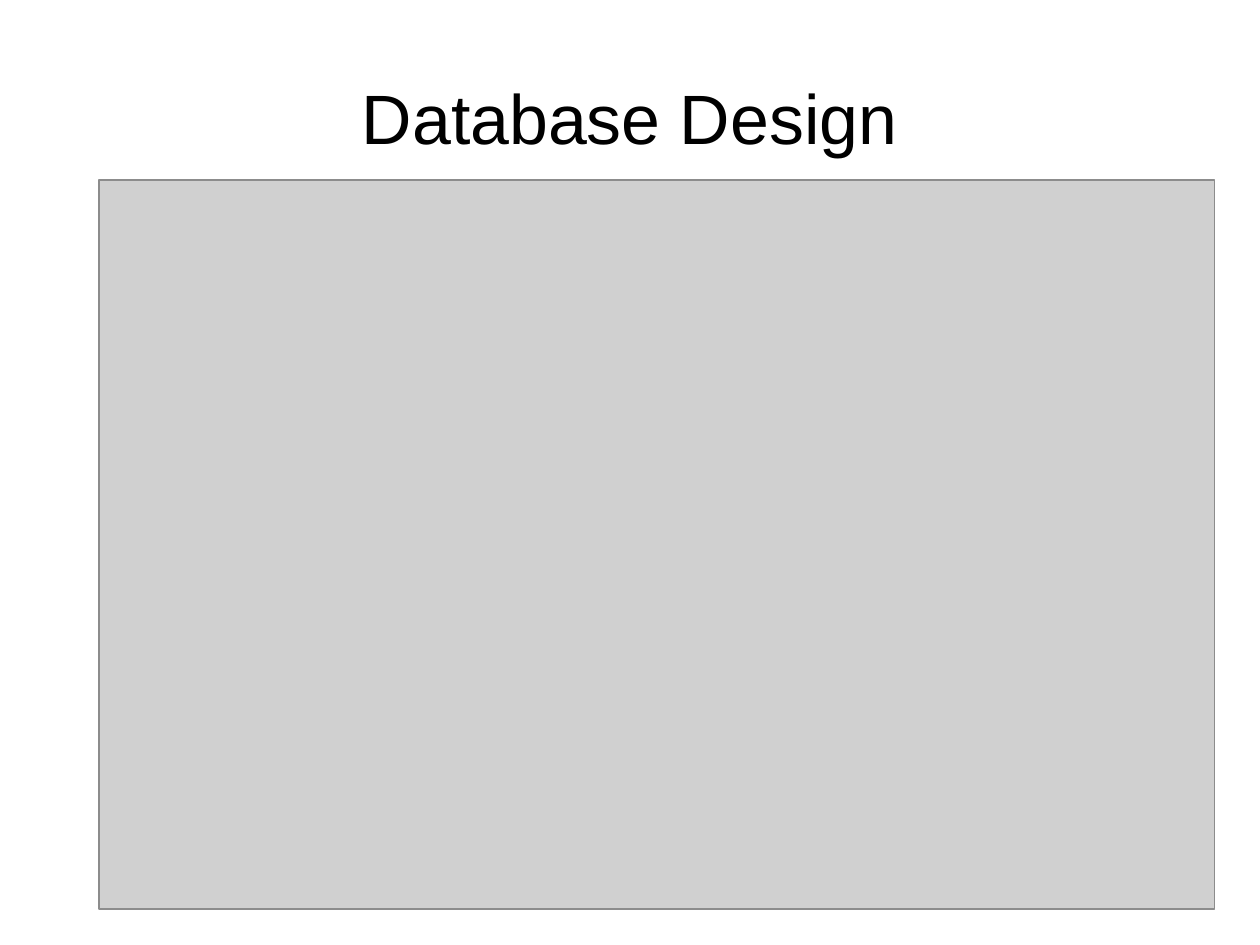
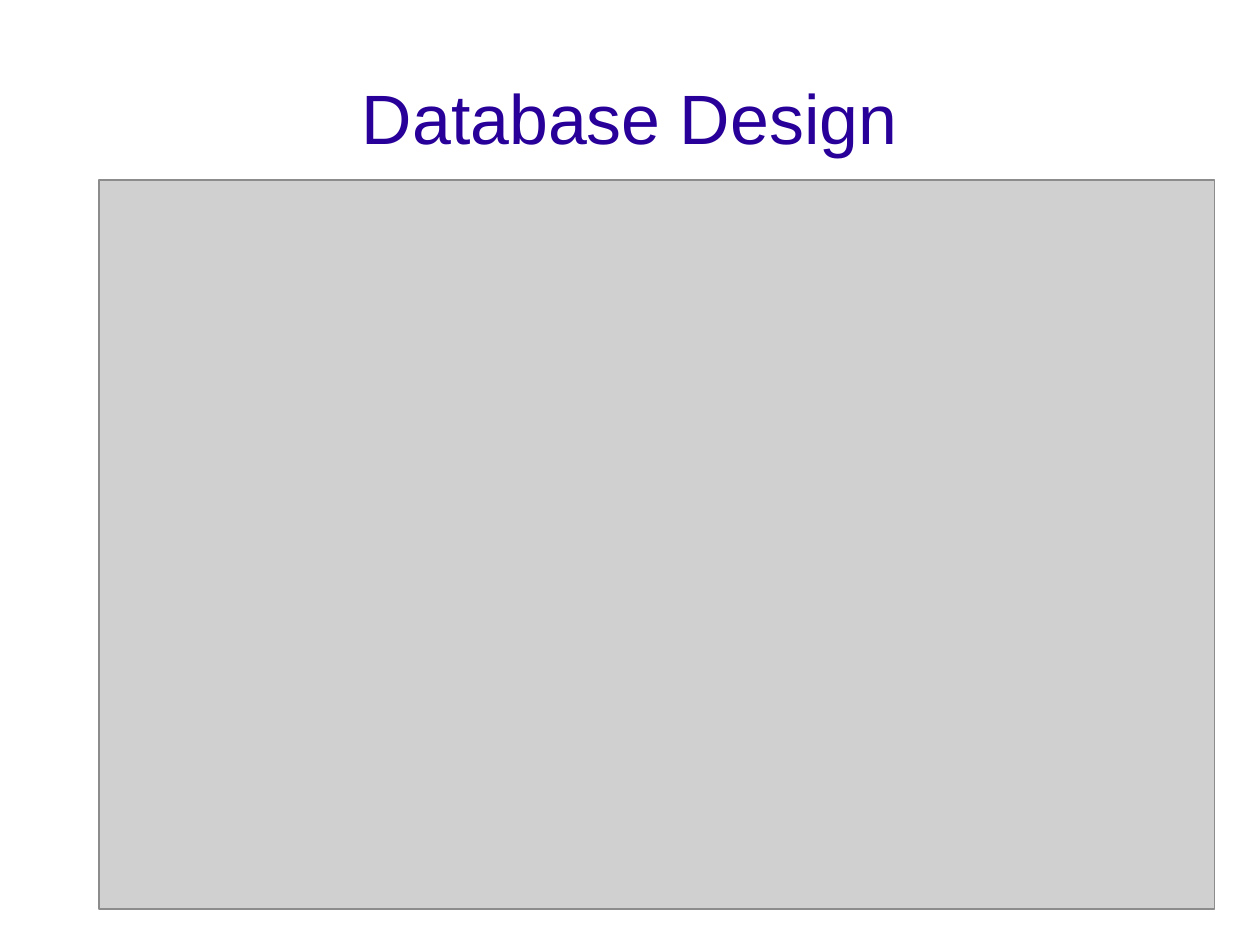
Before and after one commit to smartwatermanagement/self-healing-water-networks, a slide deck: slide 5 of Documentation/Design/design presentation.odp. Drawn at 1260x945 pixels with LibreOffice and Linux fonts; fonts in the diff are those of the drawing; grey boxes stand for pictures; background and template pictures are left out. Boxes give left, top, right and bottom in pixels: in the first picture for what was removed or moved away, otherwise in the second. Text is boxed around its words. In the diff, an @@ line names an element or a change of style, - is before the commit and + after.

Commit message:
Design Presentation

```diff
--- a/Documentation/Design/design presentation.odp
+++ b/Documentation/Design/design presentation.odp
@@ title "Database Design" at bbox=[362, 93, 897, 157]: text colour #000000 to #280099 @@
```
Also in this commit, not shown: 9 other slides changed, 1 slide added, 1 other file.
